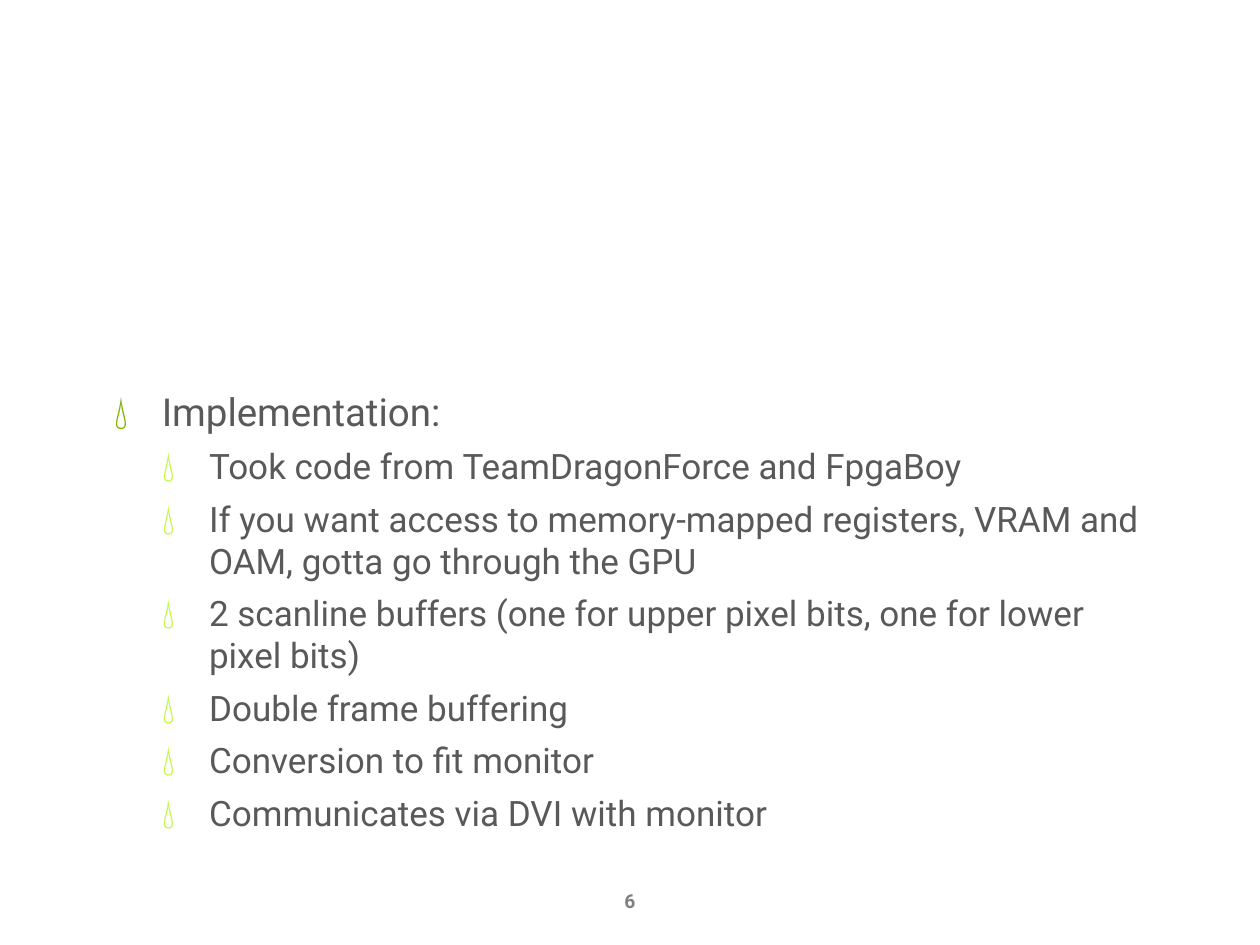
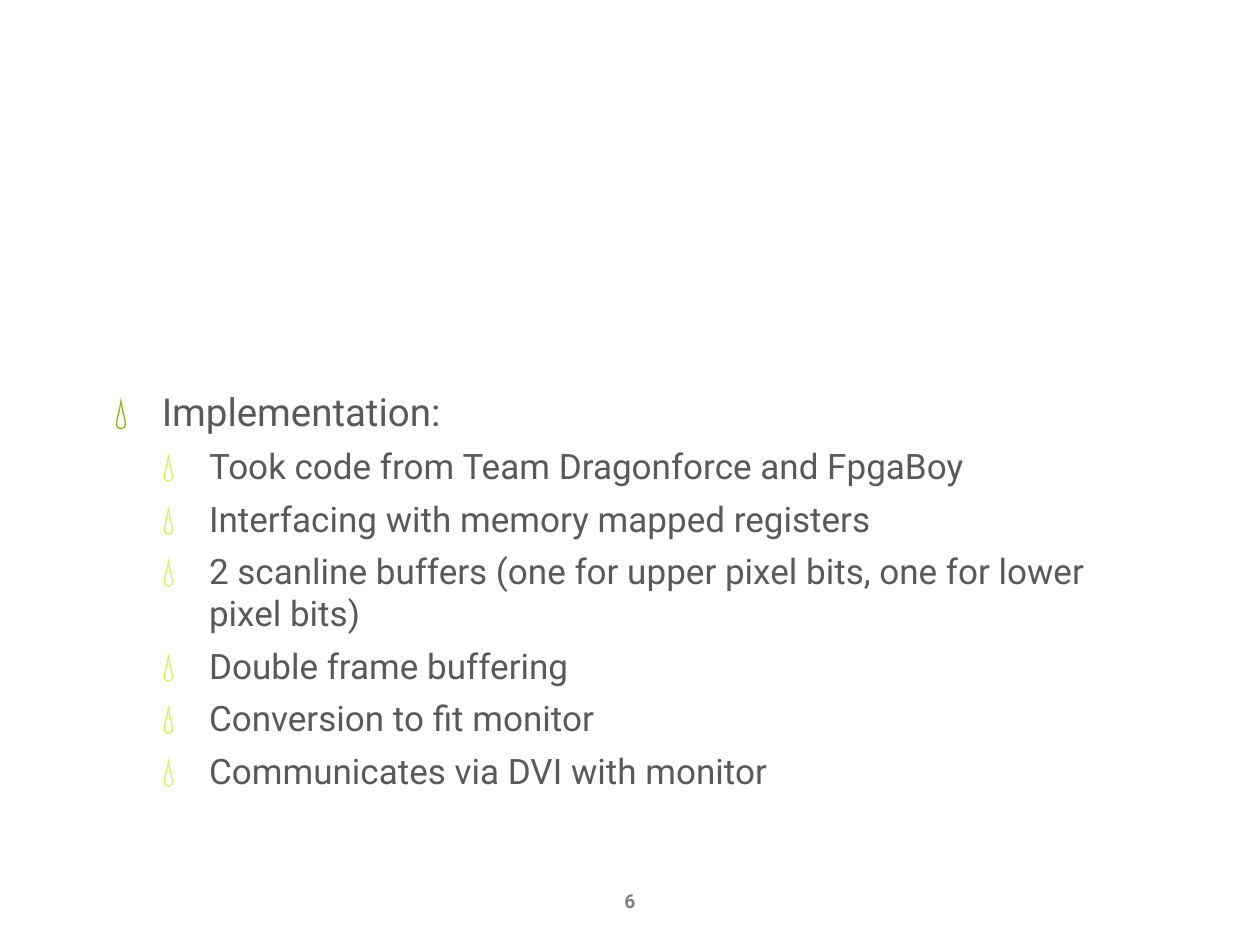
Before and after one commit to nightslide7/Gameboy, a slide deck: slide 6 of Meerkats_Presentation.pptx. Drawn at 1260x945 pixels with LibreOffice and Linux fonts; fonts in the diff are those of the drawing; background and template pictures are left out. Boxes give left, top, right and bottom in pixels: in the first picture for what was removed or moved away, otherwise in the second. Text is boxed around its words. In the diff, an @@ line names an element or a change of style, - is before the commit and + after.

```diff
--- a/Meerkats_Presentation.pptx
+++ b/Meerkats_Presentation.pptx
@@ text at [209,452,963,540]: text changed @@
-  💧 Took code from TeamDragonForce and FpgaBoy
-  💧 If you want access to memory-mapped registers, VRAM and OAM, gotta go through the GPU
+  💧 Took code from Team Dragonforce and FpgaBoy
+  💧 Interfacing with memory mapped registers
```
Also in this commit, not shown: 3 other slides changed.
